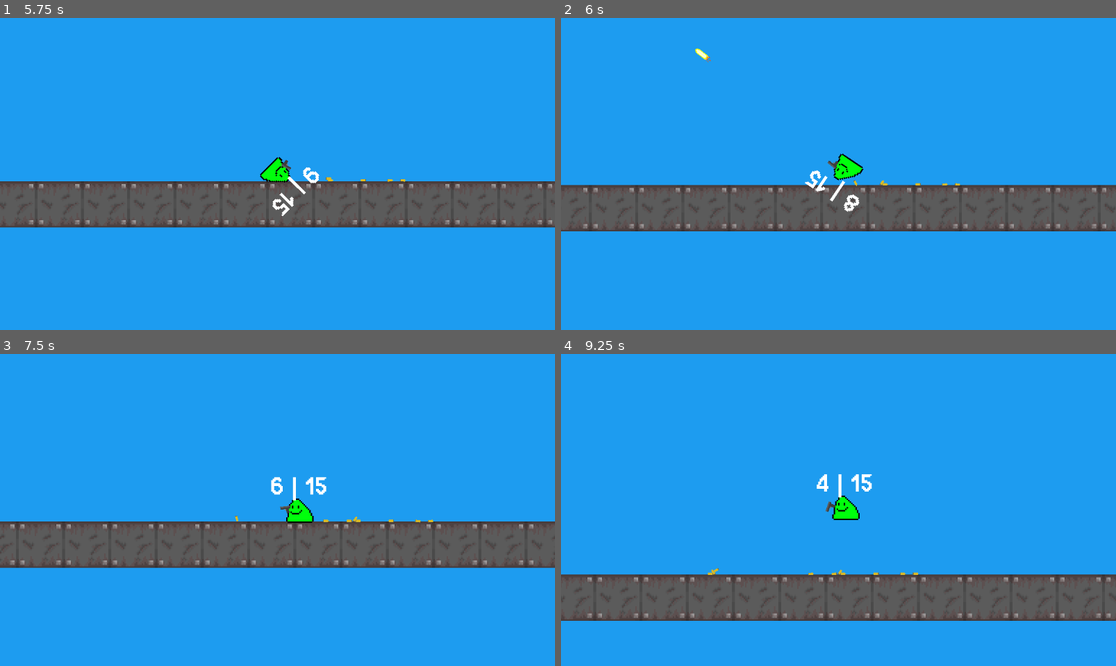
Above: before the commit, frames 1-4 (two rows, left to right).
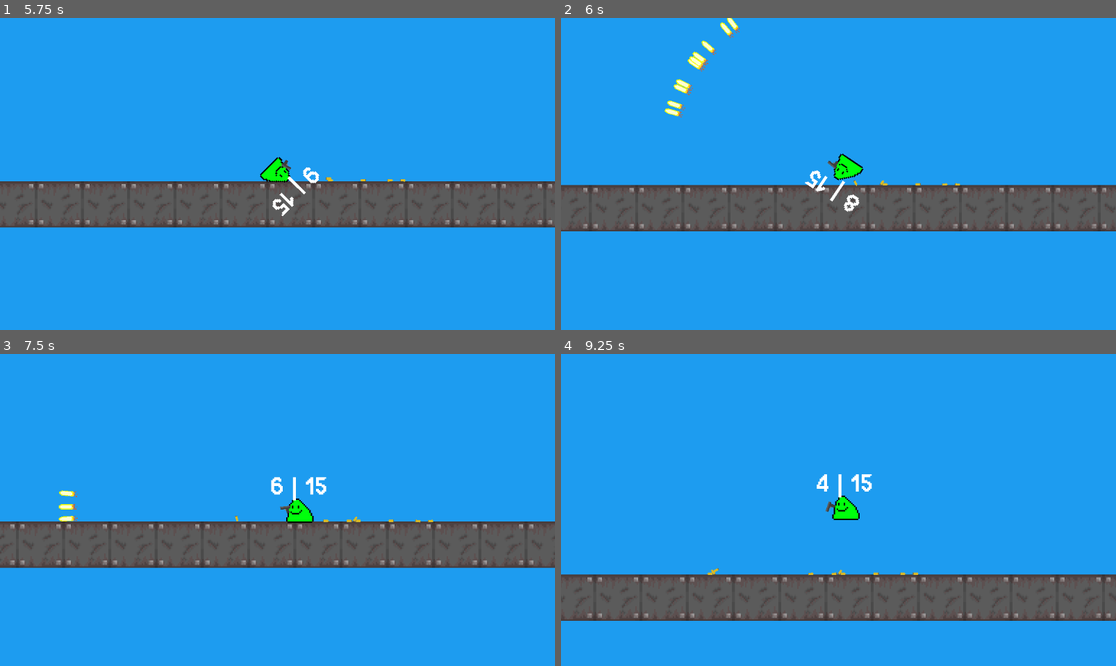
Above: after the commit, the same moments.

Repository: a0fefd/blobs-with-guns-remastered
Game: Godot game, scene res://scenes/levels/world.tscn
Same seed, same stepped clock (60 frames per second), same inputs: the game is played once before the commit and once after it.
Inputs (mouse positions are in pixels of both pictures, inside the frame that each line leads up to):
- Up to frame 1 (5.75 s): move the mouse to (399, 158) at 0.52 s; press the mouse at (399, 158) at 0.53 s; move the mouse to (166, 189) at 1.27 s; release the mouse at (166, 189) at 1.28 s; click (166, 189) at 1.35 s; move the mouse to (333, 105) at 2.02 s; press the mouse at (333, 105) at 2.03 s; move the mouse to (249, 236) at 2.77 s; release the mouse at (249, 236) at 2.78 s; click (249, 236) at 2.85 s; move the mouse to (444, 220) at 3.52 s; press the mouse at (444, 220) at 3.53 s; tap R (reload) at 4.15 s; move the mouse to (111, 127) at 4.27 s; release the mouse at (111, 127) at 4.28 s; click (111, 127) at 4.35 s; move the mouse to (305, 174) at 5.02 s; press the mouse at (305, 174) at 5.03 s
- Up to frame 2 (6 s): move the mouse to (755, 96) at 5.77 s; release the mouse at (755, 96) at 5.78 s; click (755, 96) at 5.85 s
- Up to frame 3 (7.5 s): move the mouse to (399, 494) at 6.52 s; press the mouse at (399, 494) at 6.53 s; move the mouse to (166, 525) at 7.27 s; release the mouse at (166, 525) at 7.28 s; click (166, 525) at 7.35 s
- Up to frame 4 (9.25 s): move the mouse to (894, 441) at 8.02 s; press the mouse at (894, 441) at 8.03 s; move the mouse to (810, 572) at 8.77 s; release the mouse at (810, 572) at 8.78 s; click (810, 572) at 8.85 s

Frame 1 is identical in both runs. In frame 2, 0.5% of the frame differs, in the area x 18-33%, y 0-32%; in frame 3, 0.2%; in frame 4, less than 0.1%.

Commit message:
Add shotgun option

Diff:
--- a/scenes/guns/gun.tscn
+++ b/scenes/guns/gun.tscn
@@ -125,6 +125,7 @@
 
 [node name="Gun" type="Node2D"]
 script = ExtResource("1_8yt1r")
+shotgun = true
 
 [node name="Sprite2D" type="Sprite2D" parent="."]
 texture = ExtResource("1_b0041")
--- a/scripts/gun.gd
+++ b/scripts/gun.gd
@@ -12,6 +12,9 @@
 @export var eject_force := Vector2(0, -10000)
 @export var rounds_per_second: float = 10
 @export var full_auto := false
+@export var shotgun := false
+@export var num_bullets: int = 10
+@export var shotgun_spread: = 40
 @export var shell: PackedScene = preload("res://scenes/guns/shell.tscn")
 @export var bullet: PackedScene = preload("res://scenes/guns/bullet.tscn")
 
@@ -66,21 +69,27 @@
 		shell_inst.apply_force(eject_force.rotated(-global_rotation), Vector2(shell_spin, 0).rotated(-global_rotation))
 
 
-func create_bullet():
+func create_bullet(angle = 0):
 	var bullet_inst = bullet.instantiate()
 	world.add_child(bullet_inst)
 	bullet_inst.global_transform = barrel_end.global_transform
 	bullet_inst.shot_from = owner
 	bullet_inst.bullet_origin = global_position
-	bullet_inst.rotation_degrees += randf_range(-inaccuracy, inaccuracy)
+	bullet_inst.rotation_degrees += angle + randf_range(-inaccuracy, inaccuracy)
 
 
 func fire():
 	fired.emit(-Vector2(recoil, 0).rotated(rotation))
 	ammo_changed.emit(ammo_in_mag, ammo)
 	animation_player.play("shoot")
+
+	if shotgun:
+		for i in range(num_bullets):
+			create_bullet(-(shotgun_spread / 2) + i * (shotgun_spread / num_bullets))
+	else:
+		create_bullet()
+
 	eject_shell()
-	create_bullet()
 	ammo_in_mag -= 1
 	can_shoot = false
 	shoot_timer.start()
